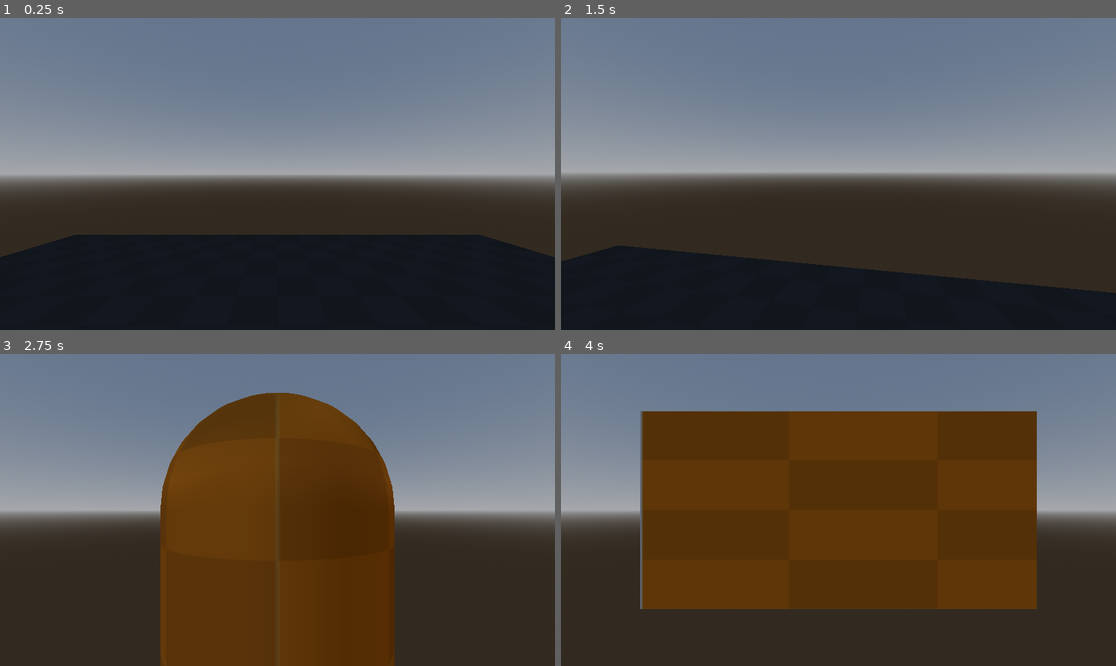
Above: before the commit, frames 1-4 (two rows, left to right).
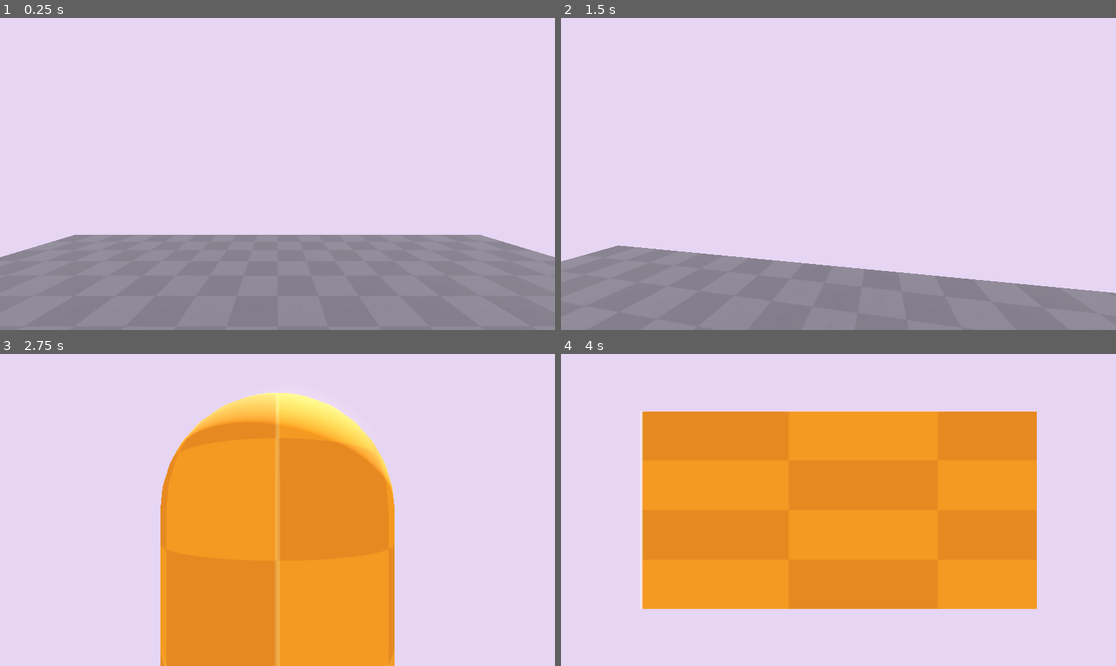
Above: after the commit, the same moments.

Repository: FroggLeo/driving-game
Game: Godot game, scene res://world.tscn
Same seed, same stepped clock (60 frames per second), same inputs: the game is played once before the commit and once after it.
Inputs (mouse positions are in pixels of both pictures, inside the frame that each line leads up to):
- Up to frame 1 (0.25 s): no input
- Up to frame 2 (1.5 s): tap Enter at 0.5 s; move the mouse to (866, 174) at 0.52 s; hold Right mouse button (move_camera) 0.53-1.28 s; hold W (move_forward) from 0.53 s (still down); tap Space (jump) at 0.77 s; move the mouse to (810, 174) at 1.27 s; tap Mouse wheel up (zoom_in) at 1.35 s
- Up to frame 3 (2.75 s): keep holding W (move_forward); tap Space (jump) at 1.52 s; move the mouse to (288, 503) at 2.02 s; hold Mouse wheel down (zoom_out) from 2.03 s (still down)
- Up to frame 4 (4 s): move the mouse to (810, 572) at 2.77 s; release Mouse wheel down (zoom_out) at 2.78 s; tap Alt at 2.85 s; tap Space (jump) at 3.02, 3.5, 3.77 s; move the mouse to (1005, 556) at 3.52 s; release W (move_forward) at 3.53 s; hold A (move_left) from 3.53 s (still down); tap Shift at 3.6 s

The runs differ from the first frame. In frame 1, 100% of the frame differs, in the area x 0-100%, y 0-100%; in frame 2, 100%; in frame 3, 100%; in frame 4, 100%.

Commit message:
add sky as a scene

Diff:
--- /dev/null
+++ b/godot_project/sky.gdshader
@@ -0,0 +1,8 @@
+shader_type sky;
+
+uniform vec3 skyColor : source_color;
+
+void sky() {
+	// Called for every visible pixel in the sky background, as well as all pixels
+	// in the radiance cubemap.
+}
--- /dev/null
+++ b/godot_project/sky.tscn
@@ -0,0 +1,3 @@
+[gd_scene format=3 uid="uid://cmvvu0pixwdta"]
+
+[node name="Sky" type="WorldEnvironment"]
--- a/godot_project/world.tscn
+++ b/godot_project/world.tscn
@@ -1,16 +1,31 @@
-[gd_scene load_steps=10 format=3 uid="uid://7grxhc34xo4f"]
+[gd_scene load_steps=11 format=3 uid="uid://7grxhc34xo4f"]
 
 [ext_resource type="PackedScene" uid="uid://bjkm6ximd4nus" path="res://player/player.tscn" id="1_f3sb7"]
 [ext_resource type="Texture2D" uid="uid://4y8kw5fqwwxu" path="res://addons/kenney_prototype_textures/dark/texture_09.png" id="1_fj7yv"]
 
-[sub_resource type="ProceduralSkyMaterial" id="ProceduralSkyMaterial_f3sb7"]
+[sub_resource type="Shader" id="Shader_fj7yv"]
+code = "shader_type sky;
 
-[sub_resource type="Sky" id="Sky_f3sb7"]
-sky_material = SubResource("ProceduralSkyMaterial_f3sb7")
+uniform vec3 skyColor : source_color;
 
-[sub_resource type="Environment" id="Environment_fj7yv"]
+void sky() {
+	COLOR = skyColor;
+}
+"
+
+[sub_resource type="ShaderMaterial" id="ShaderMaterial_aqk2v"]
+shader = SubResource("Shader_fj7yv")
+shader_parameter/skyColor = Color(0.8091264, 0.718837, 0.9020615, 1)
+
+[sub_resource type="Sky" id="Sky_036b0"]
+sky_material = SubResource("ShaderMaterial_aqk2v")
+
+[sub_resource type="Environment" id="Environment_dwbse"]
 background_mode = 2
-sky = SubResource("Sky_f3sb7")
+sky = SubResource("Sky_036b0")
+ambient_light_source = 3
+tonemap_mode = 2
+glow_enabled = true
 
 [sub_resource type="PhysicsMaterial" id="PhysicsMaterial_gv5m4"]
 
@@ -28,7 +43,11 @@
 [node name="World" type="Node3D"]
 
 [node name="WorldEnvironment" type="WorldEnvironment" parent="."]
-environment = SubResource("Environment_fj7yv")
+environment = SubResource("Environment_dwbse")
+
+[node name="DirectionalLight3D" type="DirectionalLight3D" parent="."]
+transform = Transform3D(-0.8660254, -0.43301278, 0.25, 0, 0.49999997, 0.86602545, -0.50000006, 0.75, -0.43301266, 0, 0, 0)
+shadow_enabled = true
 
 [node name="floor" type="StaticBody3D" parent="."]
 transform = Transform3D(1, 0, 0, 0, 1, 0, 0, 0, 1, 0, 1, 0)
Not shown, added: godot_project/sky.gdshader.uid
